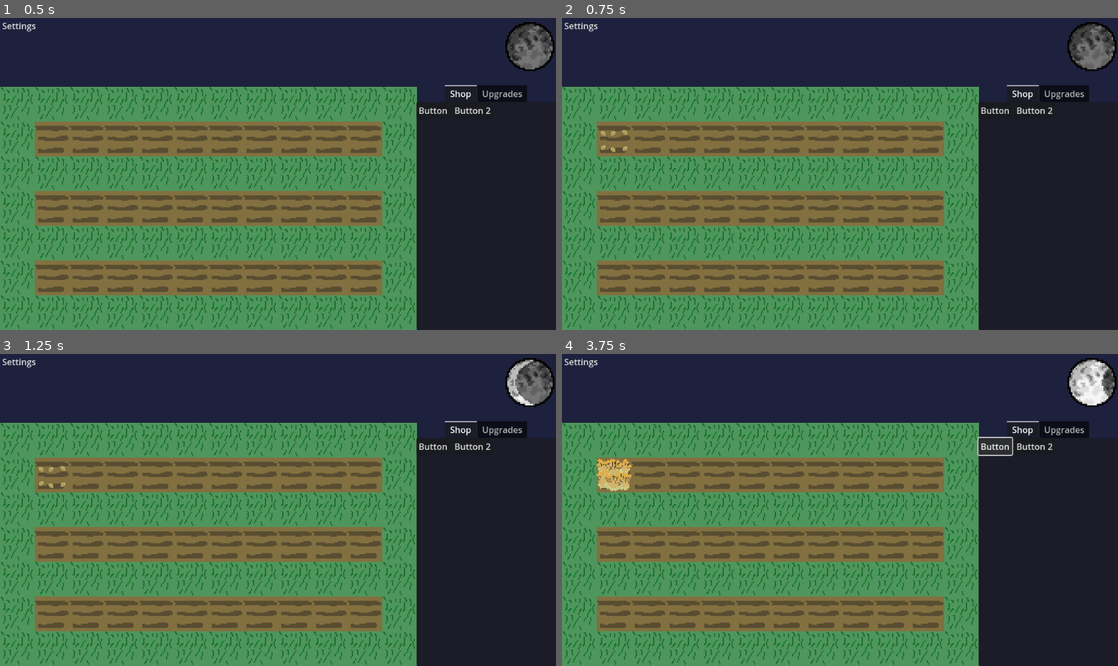
Above: before the commit, frames 1-4 (two rows, left to right).
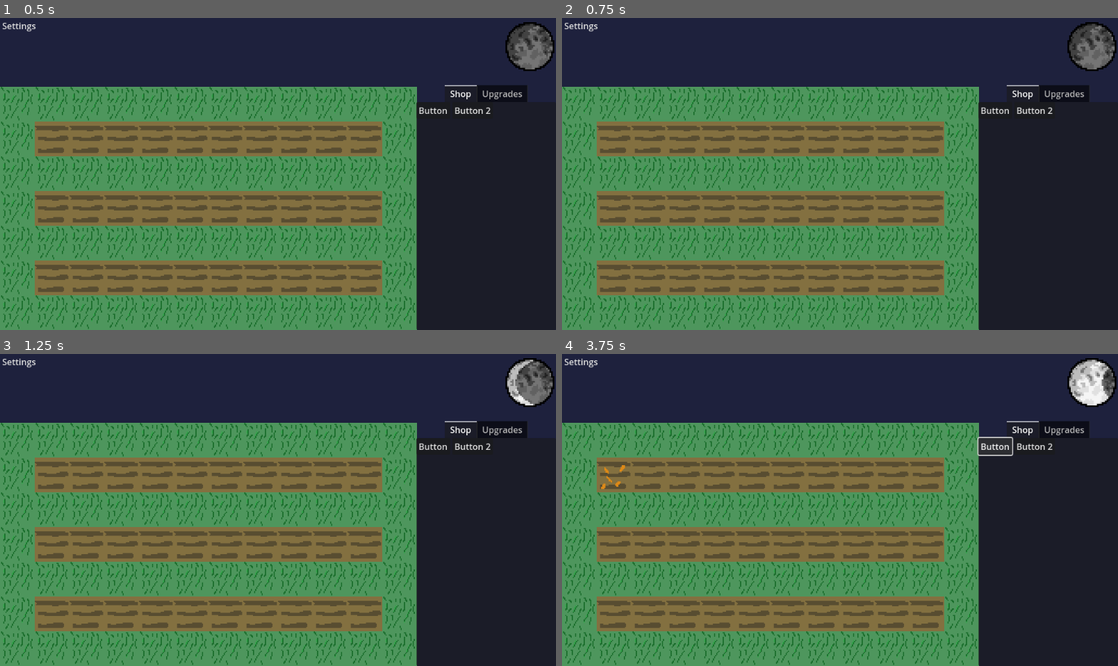
Above: after the commit, the same moments.

Repository: TalesOfXanthar/Wheather
Game: Godot game, scene res://scenes/main.tscn
Two runs of this game, one before a commit and one after it. Both use one fixed random seed, a clock stepped at 60 frames per second and the inputs below.
Inputs (mouse positions are in pixels of both pictures, inside the frame that each line leads up to):
- Up to frame 1 (0.5 s): no input
- Up to frame 2 (0.75 s): click (612, 139) at 0.5 s
- Up to frame 3 (1.25 s): no input
- Up to frame 4 (3.75 s): click "Button" at 1.25 s; click "Button 2" at 2 s; click (612, 475) at 2.75 s; click "Button" at 3.5 s

Frame 1 is identical in both runs. In frame 2, less than 0.1% of the frame differs, in the area x 7-12%, y 35-43%; in frame 3, less than 0.1%; in frame 4, 0.5%, in the area x 6-13%, y 33-45%.

Commit message:
Cycle Between Crops + Script Updates
Added the ability to cycle in between planting a placeholder wheat or a placeholder carrot crop by clicking the different shop buttons, with each different growth speeds. Also removed the weird scripts that was going on with the UI scene and replaced them with normal scripts while adding the crop switching functionality

Diff:
--- a/scenes/UI.tscn
+++ b/scenes/UI.tscn
@@ -1,14 +1,8 @@
-[gd_scene load_steps=4 format=3 uid="uid://t7r3fcl5f6bq"]
+[gd_scene load_steps=3 format=3 uid="uid://t7r3fcl5f6bq"]
 
-[sub_resource type="GDScript" id="GDScript_ro3t7"]
-script/source = "extends Control
-func _process(delta: float) -> void:
-	pass
-"
+[ext_resource type="Script" uid="uid://wjx33o3khby" path="res://scripts/ui.gd" id="1_dj8aq"]
 
 [sub_resource type="ButtonGroup" id="ButtonGroup_ll0sn"]
-
-[sub_resource type="GDScript" id="GDScript_ll0sn"]
 
 [node name="UI" type="Control"]
 layout_mode = 3
@@ -17,7 +11,7 @@
 anchor_bottom = 1.0
 grow_horizontal = 2
 grow_vertical = 2
-script = SubResource("GDScript_ro3t7")
+script = ExtResource("1_dj8aq")
 
 [node name="MenuButton" type="MenuButton" parent="."]
 layout_mode = 0
@@ -28,7 +22,6 @@
 item_count = 1
 popup/item_0/text = "Quit"
 popup/item_0/id = 0
-script = SubResource("GDScript_ll0sn")
 
 [node name="TabContainer" type="TabContainer" parent="."]
 top_level = true
@@ -49,11 +42,11 @@
 layout_mode = 2
 metadata/_tab_index = 0
 
-[node name="Button" type="Button" parent="TabContainer/Shop"]
+[node name="Wheat Button" type="Button" parent="TabContainer/Shop"]
 layout_mode = 2
 text = "Button"
 
-[node name="Button2" type="Button" parent="TabContainer/Shop"]
+[node name="Carrot Button" type="Button" parent="TabContainer/Shop"]
 layout_mode = 2
 text = "Button 2"
 
@@ -63,3 +56,5 @@
 metadata/_tab_index = 1
 
 [connection signal="pressed" from="MenuButton" to="." method="_on_menu_button_pressed"]
+[connection signal="pressed" from="TabContainer/Shop/Wheat Button" to="." method="_on_wheat_button_pressed"]
+[connection signal="pressed" from="TabContainer/Shop/Carrot Button" to="." method="_on_carrot_button_pressed"]
--- a/scenes/placeholder_crop.tscn
+++ b/scenes/placeholder_crop.tscn
@@ -1,8 +1,25 @@
-[gd_scene load_steps=10 format=3 uid="uid://dq8acyy4u0xct"]
+[gd_scene load_steps=15 format=3 uid="uid://dq8acyy4u0xct"]
 
 [ext_resource type="Script" uid="uid://d4gr35n32udag" path="res://scripts/placeholder_crop.gd" id="1_pauwt"]
+[ext_resource type="Texture2D" uid="uid://bf2y6572yp06x" path="res://assets/carrot_spritesheet.png" id="2_1iseo"]
 [ext_resource type="Texture2D" uid="uid://bvjbngnqj123j" path="res://assets/wheat_spritesheet.png" id="2_o6suj"]
 [ext_resource type="Script" uid="uid://cwsqv66qn2idc" path="res://scripts/node.gd" id="3_5xma4"]
+
+[sub_resource type="AtlasTexture" id="AtlasTexture_s6sgs"]
+atlas = ExtResource("2_1iseo")
+region = Rect2(0, 0, 64, 64)
+
+[sub_resource type="AtlasTexture" id="AtlasTexture_ag0bd"]
+atlas = ExtResource("2_1iseo")
+region = Rect2(64, 0, 64, 64)
+
+[sub_resource type="AtlasTexture" id="AtlasTexture_r45ep"]
+atlas = ExtResource("2_1iseo")
+region = Rect2(0, 64, 64, 64)
+
+[sub_resource type="AtlasTexture" id="AtlasTexture_lremn"]
+atlas = ExtResource("2_1iseo")
+region = Rect2(64, 64, 64, 64)
 
 [sub_resource type="AtlasTexture" id="AtlasTexture_0aunw"]
 atlas = ExtResource("2_o6suj")
@@ -22,6 +39,23 @@
 
 [sub_resource type="SpriteFrames" id="SpriteFrames_apr6d"]
 animations = [{
+"frames": [{
+"duration": 1.0,
+"texture": SubResource("AtlasTexture_s6sgs")
+}, {
+"duration": 1.0,
+"texture": SubResource("AtlasTexture_ag0bd")
+}, {
+"duration": 1.0,
+"texture": SubResource("AtlasTexture_r45ep")
+}, {
+"duration": 1.0,
+"texture": SubResource("AtlasTexture_lremn")
+}],
+"loop": true,
+"name": &"Carrot",
+"speed": 5.0
+}, {
 "frames": [{
 "duration": 1.0,
 "texture": null
@@ -57,7 +91,7 @@
 [node name="AnimatedSprite2D" type="AnimatedSprite2D" parent="."]
 position = Vector2(296, 568)
 sprite_frames = SubResource("SpriteFrames_apr6d")
-animation = &"Wheat"
+animation = &"Carrot"
 offset = Vector2(-296, -568)
 
 [node name="CropButton" type="Button" parent="AnimatedSprite2D"]
--- a/scenes/ui.gd
+++ /dev/null
@@ -1 +0,0 @@
-extends Control
--- a/scripts/global_time_script.gd
+++ b/scripts/global_time_script.gd
@@ -1,3 +1,3 @@
 extends Node
 var globalTimeDilation = 1
-var cursorState = "Wheat"
+var cursorState = "Ground"
--- a/scripts/placeholder_crop.gd
+++ b/scripts/placeholder_crop.gd
@@ -4,7 +4,6 @@
 var plantAge = 0.0
 var plantGrowthIncrement = 1.0
 var cropState = "Ground"
-var cursorState = GlobalTimeScript.cursorState
 # Called when the node enters the scene tree for the first time.
 func _ready() -> void:
 	$AnimatedSprite2D.animation = "Ground"
@@ -15,23 +14,20 @@
 func _process(delta: float) -> void:
 	pass
 
-
-
 func _on_button_pressed():
 	print("step0")
-	if cropState == "Ground" && cursorState != "Ground":
+	if cropState == "Ground" && GlobalTimeScript.cursorState != "Ground":
 		print("step1")
 		plant_crop()
 	#if frame == 3:
 	#	$".".queue_free()
-
 
 func _on_timer_timeout():
 	frame += 1
 	$AnimatedSprite2D.frame = frame
 
 func plant_crop():
-	cropState = cursorState
+	cropState = GlobalTimeScript.cursorState
 	$AnimatedSprite2D.animation = cropState
 	$CropGrowthIncrementTimer.wait_time = $PlantDictionaryScript.cropInfoDictionary[cropState]["CropGrowthIncrement"]
 	$CropGrowthIncrementTimer.start()
--- /dev/null
+++ b/scripts/ui.gd
@@ -0,0 +1,7 @@
+extends Control
+
+func _on_wheat_button_pressed():
+	GlobalTimeScript.cursorState = "Wheat"
+
+func _on_carrot_button_pressed():
+	GlobalTimeScript.cursorState = "Carrot"
Binary file added: assets/carrot_spritesheet.png
Not shown, added: assets/carrot_spritesheet.png.import
Renamed: scenes/ui.gd.uid -> scripts/ui.gd.uid
